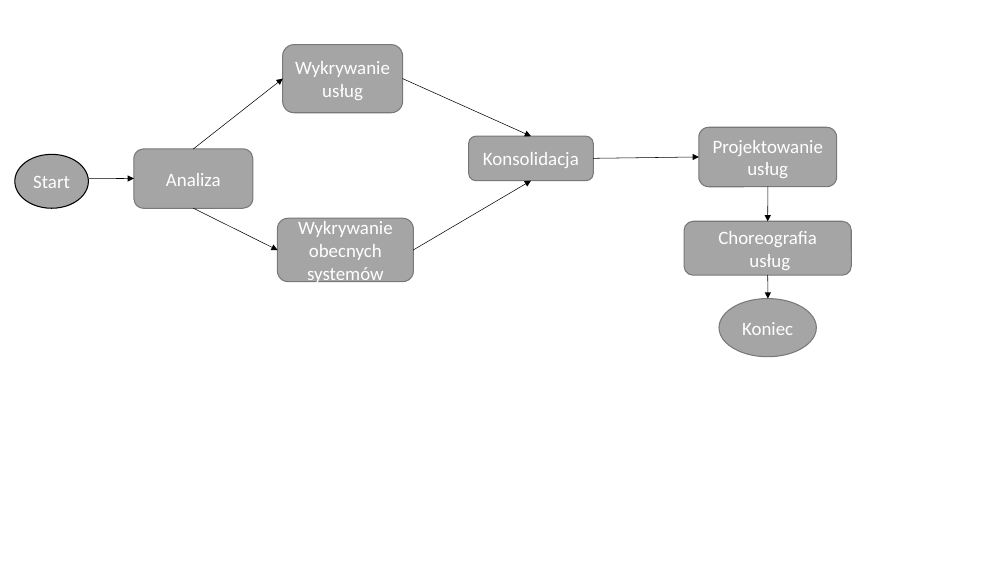
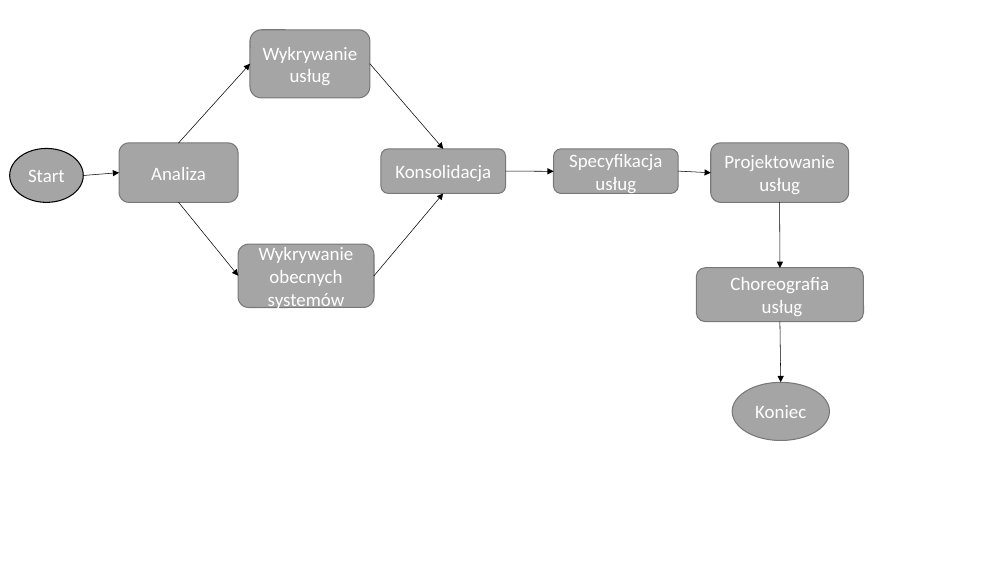
Before and after one commit to matemroz/mgr-ebanking-models, a slide deck: slide 1 of latex/img/SOAM.ppt. Drawn at 1008x567 pixels with LibreOffice and Linux fonts; fonts in the diff are those of the drawing. Boxes give left, top, right and bottom in pixels: in the first picture for what was removed or moved away, otherwise in the second. Text is boxed around its words. In the diff, an @@ line names an element or a change of style, - is before the commit and + after.

```diff
--- a/latex/img/SOAM.ppt
+++ b/latex/img/SOAM.ppt
@@ rounded rectangle "Wykrywanie usług" moved from (x1=283, y1=45, x2=403, y2=113) to (x1=250, y1=29, x2=370, y2=97) @@
@@ arrow moved from (193, 149) - (283, 79) to (178, 143) - (250, 63) @@
@@ arrow moved from (403, 79) - (530, 136) to (369, 63) - (443, 149) @@
@@ ellipse "Start" moved from (x1=15, y1=154, x2=88, y2=208) to (x1=10, y1=148, x2=83, y2=202) @@
@@ rounded rectangle "Analiza" moved from (x1=134, y1=149, x2=252, y2=209) to (x1=119, y1=143, x2=237, y2=203) @@
@@ rounded rectangle "Konsolidacja" moved from (x1=468, y1=136, x2=593, y2=181) to (x1=381, y1=149, x2=506, y2=193) @@
@@ rounded rectangle added at (x1=553, y1=149, x2=678, y2=193), fill #A5A5A5, outline #787878 0.99 pt, 18 pt, text #FFFFFF @@
+Specyfikacja usług
@@ rounded rectangle "Projektowanie usług" moved from (x1=698, y1=127, x2=836, y2=187) to (x1=710, y1=143, x2=848, y2=203) @@
@@ arrow moved from (89, 178) - (134, 178) to (83, 175) - (119, 172) @@
@@ arrow added from (506, 171) to (554, 172), #000000 0.51 pt @@
@@ arrow moved from (593, 158) - (699, 157) to (678, 171) - (710, 173) @@
@@ arrow moved from (193, 208) - (277, 250) to (178, 203) - (238, 276) @@
@@ arrow moved from (413, 250) - (530, 181) to (374, 276) - (443, 193) @@
@@ arrow moved from (768, 187) - (768, 221) to (779, 203) - (780, 267) @@
@@ rounded rectangle "Wykrywanie obecnych systemów" moved from (x1=277, y1=218, x2=413, y2=282) to (x1=238, y1=244, x2=374, y2=308) @@
@@ rounded rectangle "Choreografia" moved from (x1=684, y1=221, x2=851, y2=275) to (x1=696, y1=267, x2=863, y2=321) @@
@@ arrow moved from (768, 275) - (768, 298) to (780, 321) - (781, 382) @@
@@ ellipse "Koniec" moved from (x1=719, y1=298, x2=816, y2=357) to (x1=732, y1=382, x2=830, y2=441) @@
```
Also in this commit, not shown: 14 other files.
